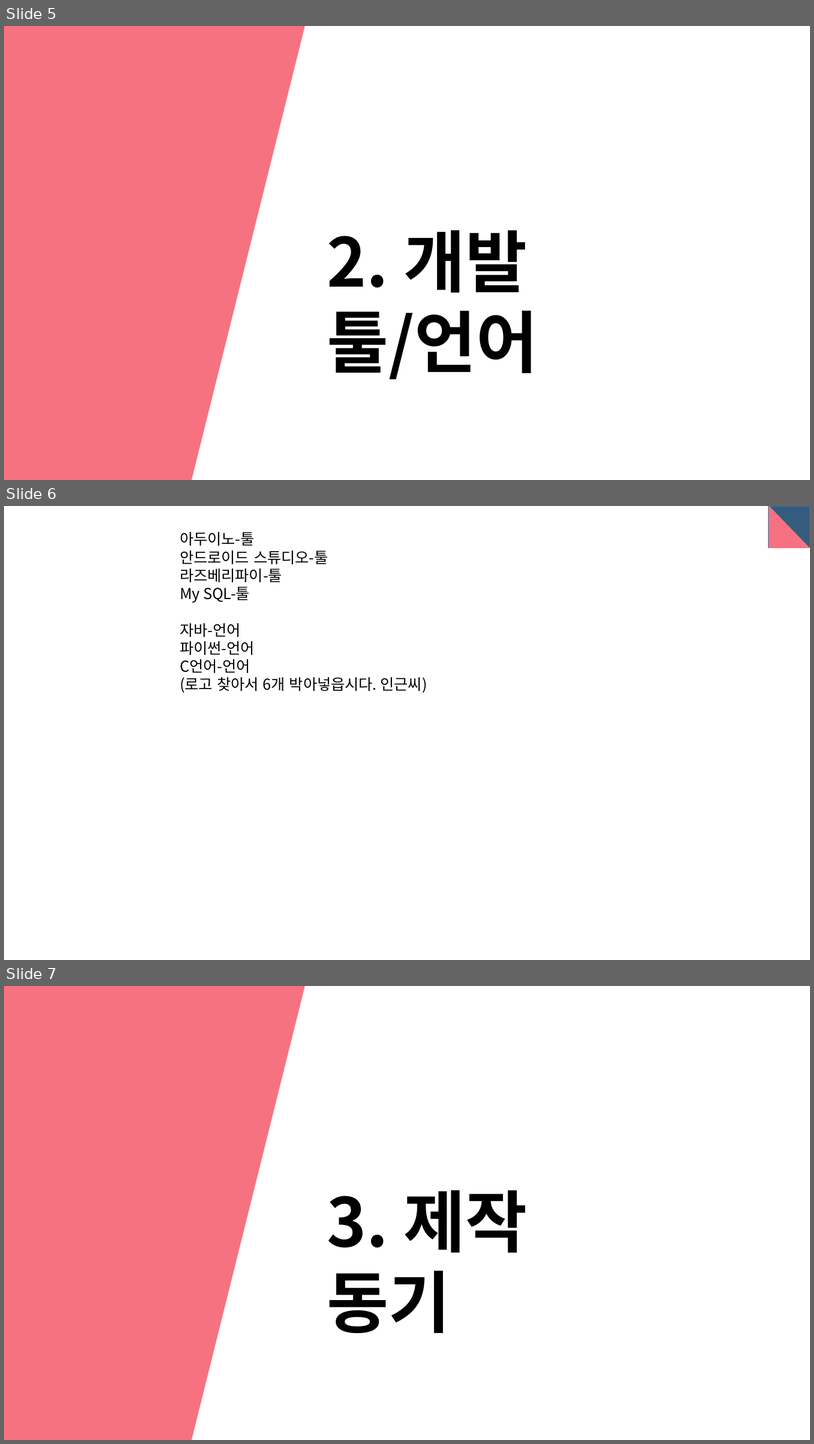
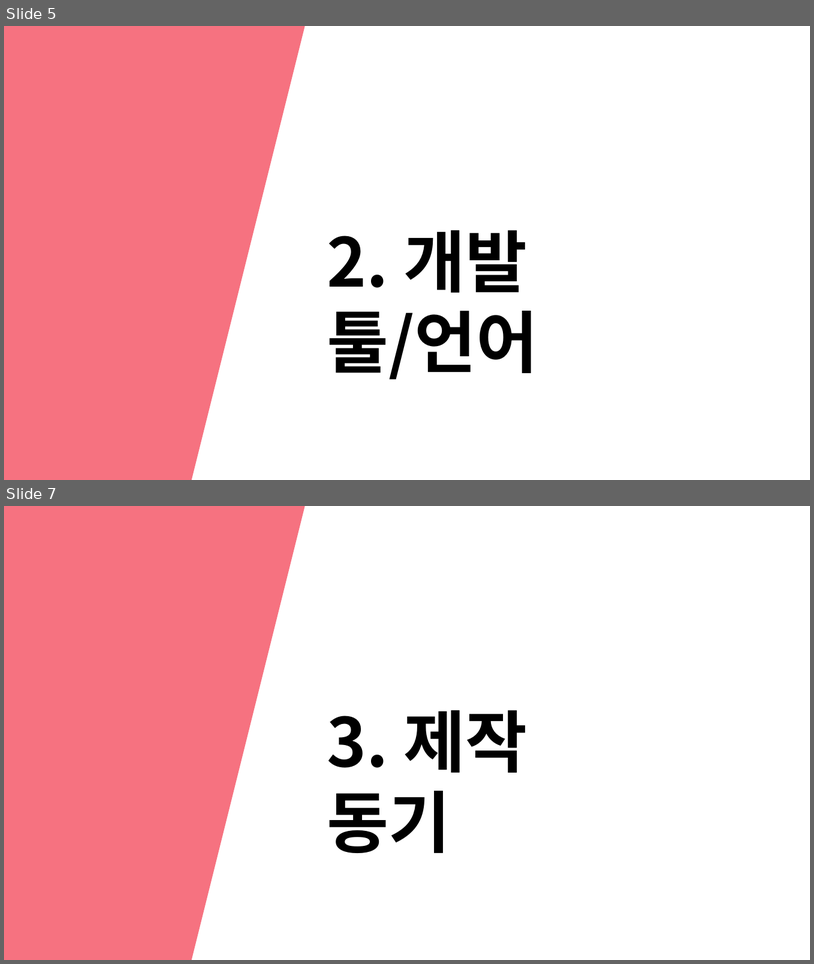
Before and after one commit to dgsw-2019-hackathon/J_B_H_AirConditioner, a slide deck: pptFile/ppt.pptx. Shown one above the other, each under a label of ours: slides 5, 6 and 7 before the commit, slides 5 and 7 after it; the slides between them are not shown. The pictures are 814x1444 and 814x964 pixels, drawn with LibreOffice and Linux fonts; fonts in the diff are those of the drawing. Boxes give left, top, right and bottom in pixels: in the first picture for what was removed or moved away, otherwise in the second. Text is boxed around its words. In the diff, an @@ line names an element or a change of style, - is before the commit and + after.

```diff
--- a/pptFile/ppt.pptx
+++ b/pptFile/ppt.pptx
@@ slide 6 removed at (4, 506, 810, 960), background #FFFFFF @@
@@ rectangle removed at (769, 506, 810, 547) @@
@@ right triangle removed at (769, 506, 810, 548) @@
@@ text removed at (180, 532, 428, 693) @@
-아두이노-툴
-안드로이드 스튜디오-툴
-라즈베리파이-툴
-My SQL-툴
-자바-언어
-파이썬-언어
-C언어-언어
-(로고 찾아서 6개 박아넣읍시다. 인근씨)
```
Also in this commit, not shown: 7 slides changed, 2 slides added, 2 other slides removed.
